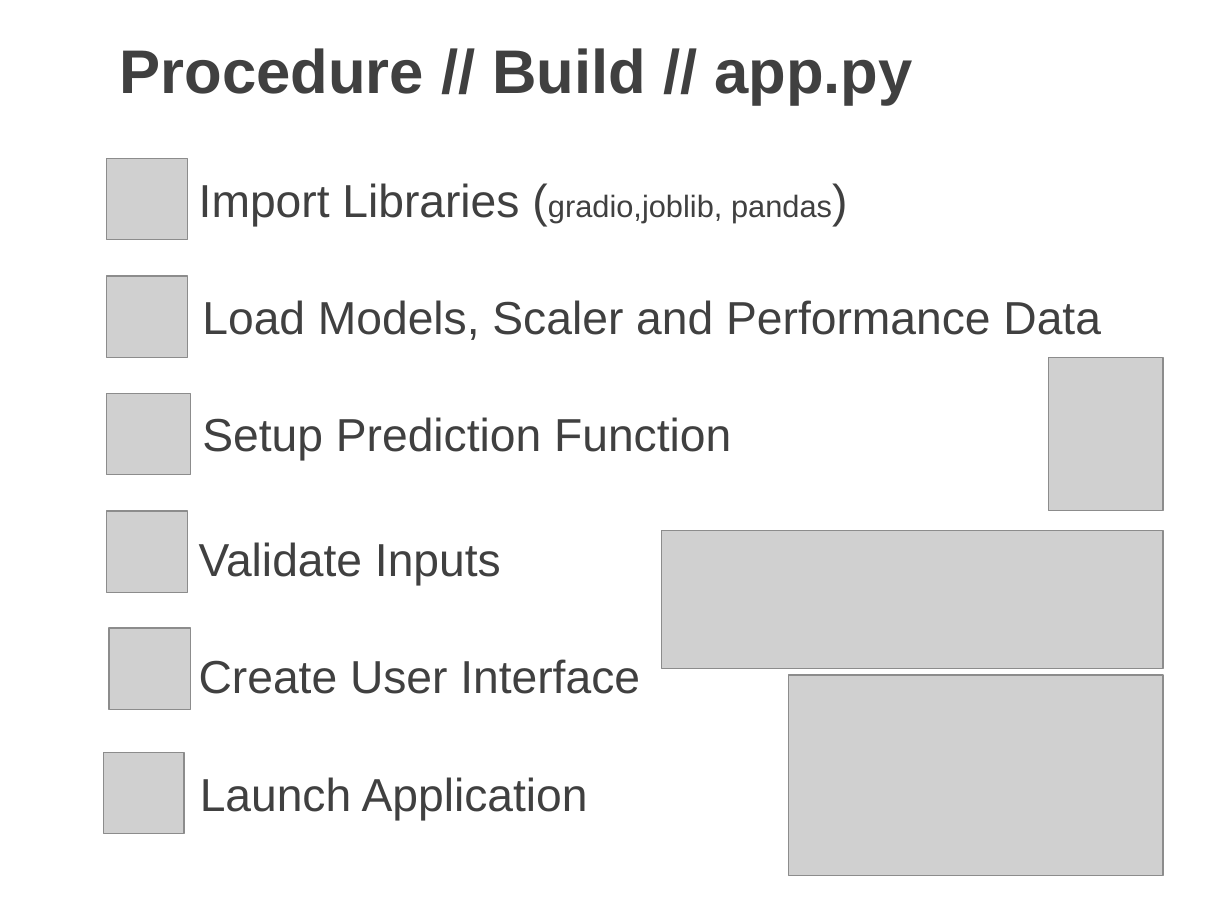
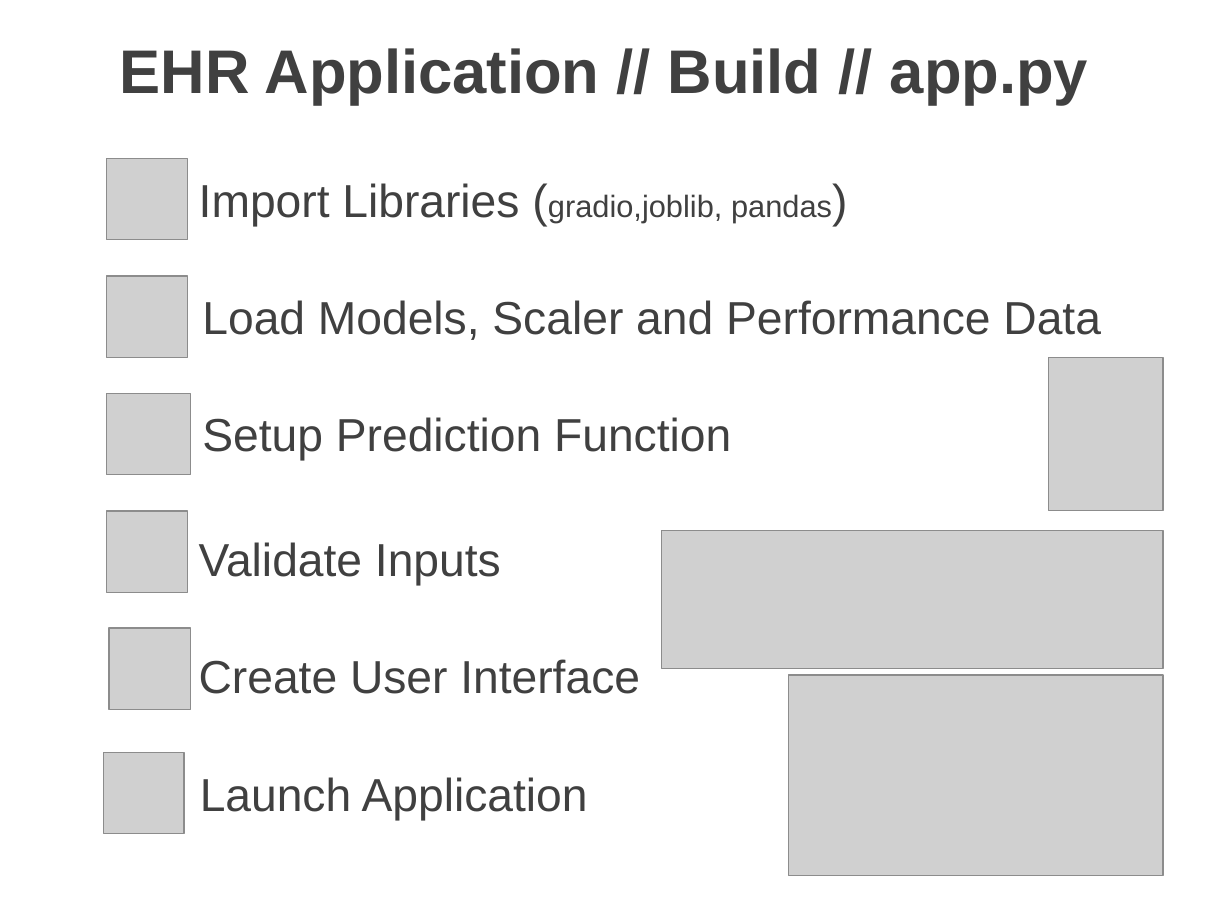
Before and after one commit to josh-dcosta/pjas-thyroid, a slide deck: slide 23 of presentation/Josh_DCosta_Thyroid_Cancer_Recurrence.pptx (slide 15 before the commit). Drawn at 1232x924 pixels with LibreOffice and Linux fonts; fonts in the diff are those of the drawing; grey boxes stand for pictures. Boxes give left, top, right and bottom in pixels: in the first picture for what was removed or moved away, otherwise in the second. Text is boxed around its words. In the diff, an @@ line names an element or a change of style, - is before the commit and + after.

```diff
--- a/presentation/Josh_DCosta_Thyroid_Cancer_Recurrence.pptx
+++ b/presentation/Josh_DCosta_Thyroid_Cancer_Recurrence.pptx
@@ text at box(120, 48, 1088, 105): text changed @@
-Procedure // Build // app.py
+EHR Application // Build // app.py
```
Also in this commit, not shown: 10 other slides changed, 1 slide added, 2 slides removed.
